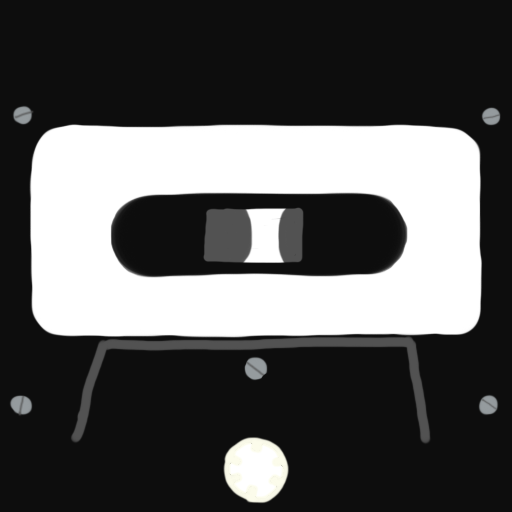
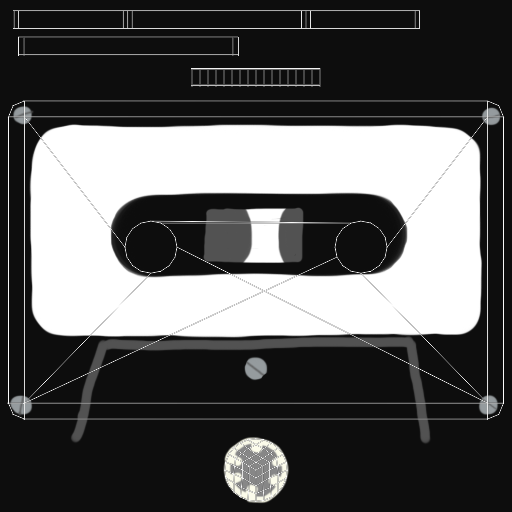
Layer changes from the first 512 x 512 image to the second:
renamed "Layer 5" to "UVs", showed it, painted on it over [7, 10, 505, 502]
added group "Template" with 6 layers above "BaseColor" over [9, 105, 501, 502]
moved "Layer 8" into group "Template" over [110, 218, 409, 279]
moved "Layer 11" into group "Template" over [224, 438, 288, 502]
added layer "Layer 12" in group "Template" over [227, 440, 288, 501]
moved "Layer 10" into group "Template" over [198, 221, 310, 271]
moved "Layer 7" into group "Template" over [9, 105, 501, 445]
moved "Layer 6" into group "Template" over [29, 123, 483, 339]
renamed "Layer 2" to "BaseColor", painted on it over [7, 10, 505, 502]
